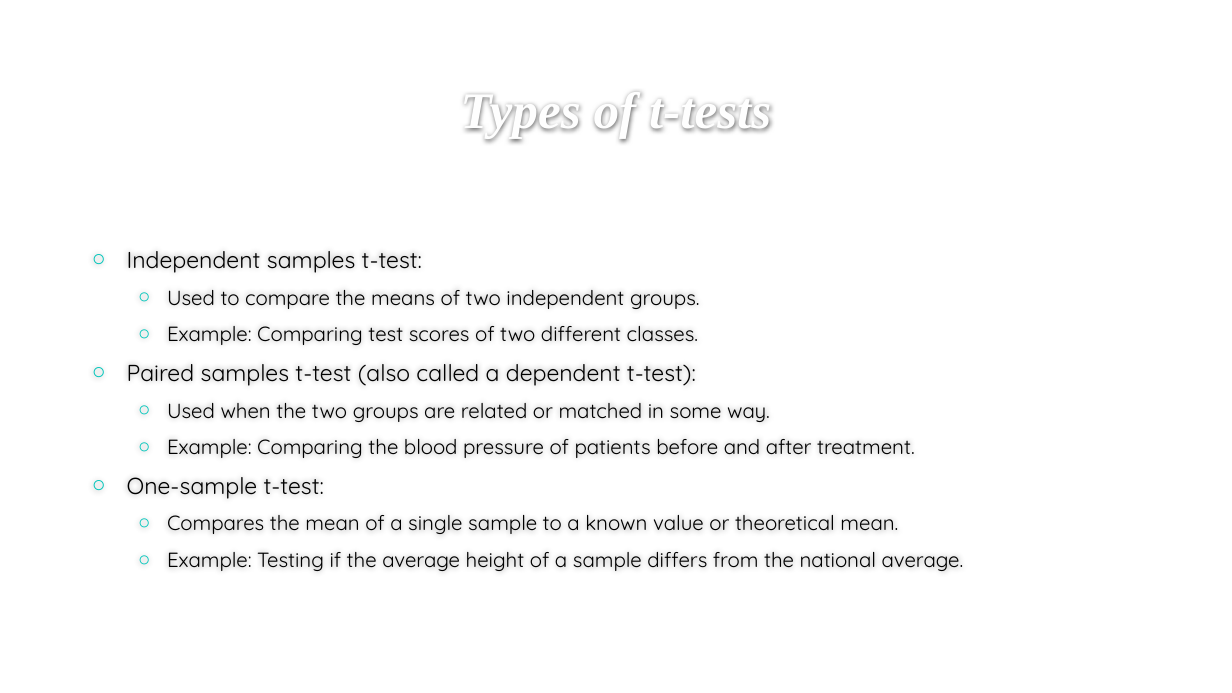
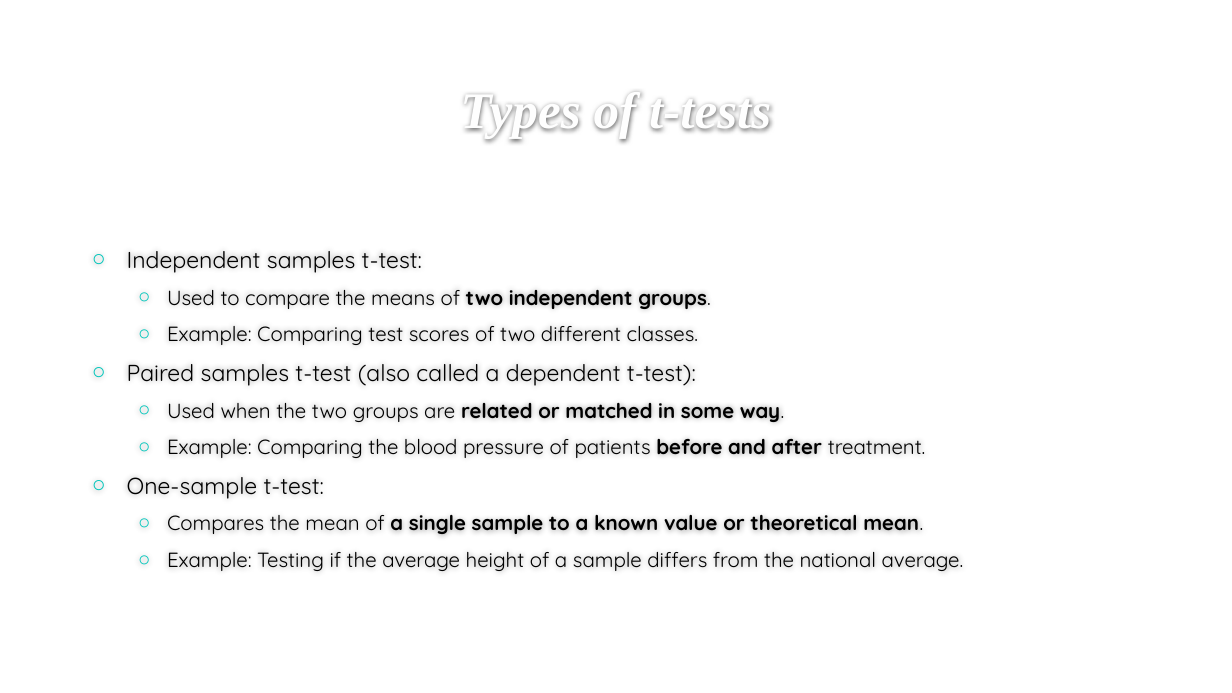
Before and after one commit to melhzy/data_analytics, a slide deck: slide 2 of Week2_ANOVA/Analysis of Variance.pptx. Drawn at 1232x693 pixels with LibreOffice and Linux fonts; fonts in the diff are those of the drawing; background and template pictures are left out. Boxes give left, top, right and bottom in pixels: in the first picture for what was removed or moved away, otherwise in the second. Text is boxed around its words. In the diff, an @@ line names an element or a change of style, - is before the commit and + after.

```diff
--- a/Week2_ANOVA/Analysis of Variance.pptx
+++ b/Week2_ANOVA/Analysis of Variance.pptx
@@ text at [167,290,926,534]: bold on in "two independent groups.", "related or matched in some way.", "before and after", "a single sample to a known value ..." @@
```
Also in this commit, not shown: 8 other slides changed, 3 other files.
